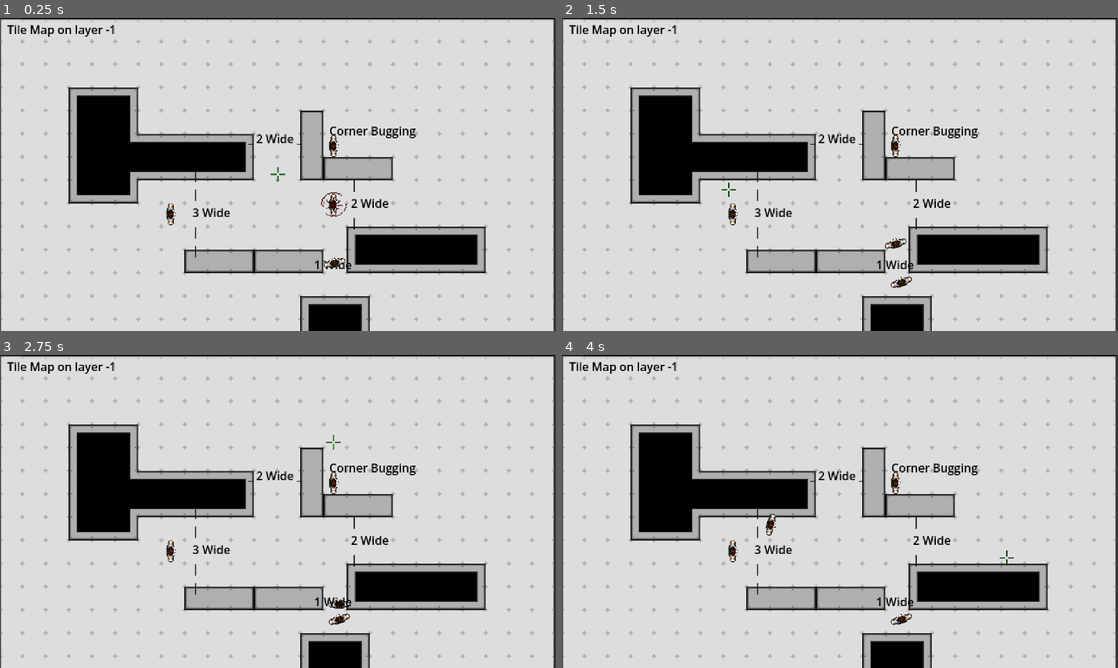
Above: before the commit, frames 1-4 (two rows, left to right).
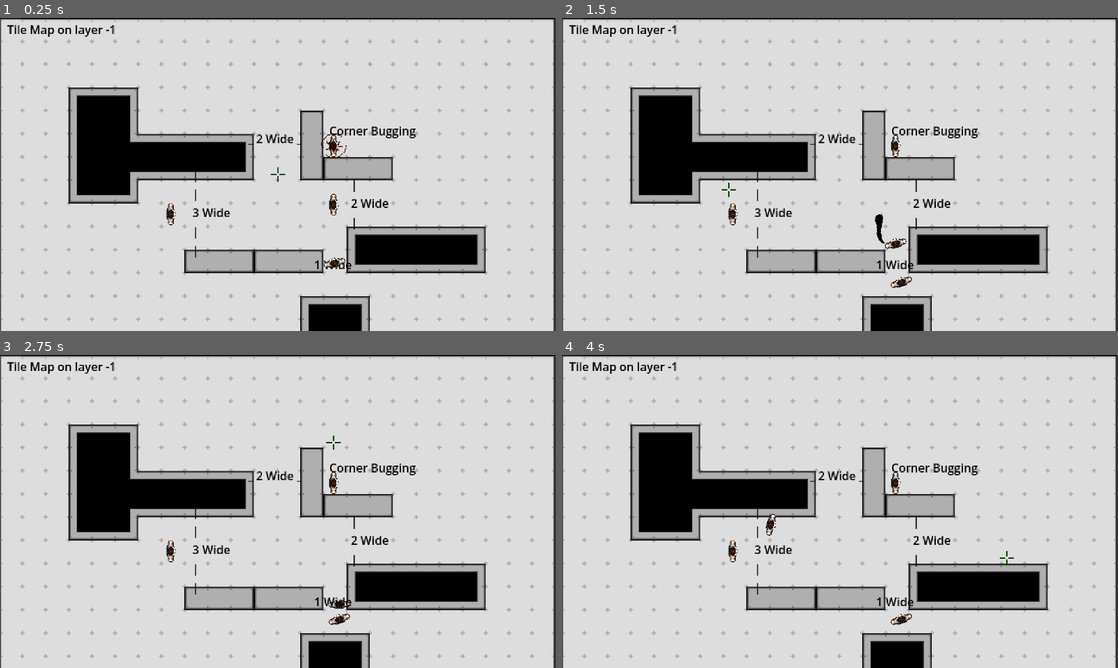
Above: after the commit, the same moments.

Repository: SammieJay/Marionette-Masquerade
Game: Godot game, scene res://Scenes/Levels/lvl_test_gym_1.tscn
Two runs of this game, one before a commit and one after it. Both use one fixed random seed, a clock stepped at 60 frames per second and the inputs below.
Inputs (mouse positions are in pixels of both pictures, inside the frame that each line leads up to):
- Up to frame 1 (0.25 s): no input
- Up to frame 2 (1.5 s): move the mouse to (962, 158) at 0.52 s; press the mouse at (962, 158) at 0.53 s; hold D (Move Right) 0.53-1.28 s; tap Enter at 1.25 s; move the mouse to (728, 190) at 1.27 s; release the mouse at (728, 190) at 1.28 s; hold S (Move Down) from 1.28 s (still down); tap Space (Transfer Hosts) at 1.35 s
- Up to frame 3 (2.75 s): move the mouse to (333, 442) at 2.02 s; release S (Move Down) at 2.03 s; press the mouse at (333, 442) at 2.03 s; hold D (Move Right) from 2.03 s (still down)
- Up to frame 4 (4 s): tap Space (Transfer Hosts) at 2.75, 2.85 s; move the mouse to (812, 574) at 2.77 s; release D (Move Right) at 2.78 s; release the mouse at (812, 574) at 2.78 s; hold W (Move Up) 2.78-3.53 s; click (812, 574) at 2.92 s; move the mouse to (1006, 558) at 3.52 s; press the mouse at (1006, 558) at 3.53 s; hold A (Move Left) from 3.53 s (still down)

The runs differ from the first frame. In frame 1, 0.2% of the frame differs, in the area x 48-63%, y 36-64%; in frame 2, 0.1%; in frame 3, less than 0.1%; in frame 4, less than 0.1%.

Commit message:
small changes

Diff:
--- a/Marionette-Masquerade/Scenes/Hosts/test_host.tscn
+++ b/Marionette-Masquerade/Scenes/Hosts/test_host.tscn
@@ -25,9 +25,12 @@
 tracks/0/interp = 1
 tracks/0/loop_wrap = true
 tracks/0/keys = {
-"times": PackedFloat32Array(0, 0.2),
-"transitions": PackedFloat32Array(1, 1),
+"times": PackedFloat32Array(0, 0.033333335, 0.2),
+"transitions": PackedFloat32Array(1, 1, 1),
 "values": [{
+"args": [],
+"method": &"show"
+}, {
 "args": [&"default", 1.0, false],
 "method": &"play"
 }, {
--- a/Marionette-Masquerade/Scenes/In-Scene Singleton Objects/cursor.tscn
+++ b/Marionette-Masquerade/Scenes/In-Scene Singleton Objects/cursor.tscn
@@ -5,8 +5,10 @@
 
 [node name="Cursor" type="Node2D" unique_id=1696245876 groups=["Cursor"]]
 process_mode = 3
+top_level = true
 script = ExtResource("2_i7fis")
 
 [node name="Sprite2D" type="Sprite2D" parent="." unique_id=279148437]
+position = Vector2(0.19, 0.28)
 scale = Vector2(0.1, 0.1)
 texture = ExtResource("2_yf6qk")
--- a/Marionette-Masquerade/Scripts/Hosts/_General/host_manager.gd
+++ b/Marionette-Masquerade/Scripts/Hosts/_General/host_manager.gd
@@ -86,6 +86,7 @@
 		if host == null: continue
 		var distToPlayerLookDir = _distanceInFrontOfPlayer(playerHost.global_position, host.global_position)
 		var distToPlayer = host.global_position.distance_to(playerHost.global_position)
+		var distToCursor = host.global_position.distance_to(cursor.global_position)
 
 		var closeToLook:bool = distToPlayerLookDir < maxTransferDistFromLook
 		var inFrontOfPlayer:bool = distToPlayerLookDir != -1
@@ -94,10 +95,11 @@
 		var isAlive:bool = host.is_alive()
 		var isStunned:bool = host.enemyController.is_stunned()
 
-		var closestToLookSoFar:bool = distToPlayerLookDir < minDist
+		## Is this the currently closest host so far
+		var closestSoFar:bool = distToCursor < minDist
 
-		if  inFrontOfPlayer and isNotPlayer and withinTransferDistance and closestToLookSoFar and isAlive and !isStunned and closeToLook:
-			minDist = distToPlayerLookDir
+		if closestSoFar and inFrontOfPlayer and isNotPlayer and withinTransferDistance and isAlive and !isStunned and closeToLook:
+			minDist = distToCursor
 			closestHost = host
 
 	return closestHost
Not shown, removed: Obsidean Notes/Marionette Masquerade Documentation/.obsidian/workspace.json
